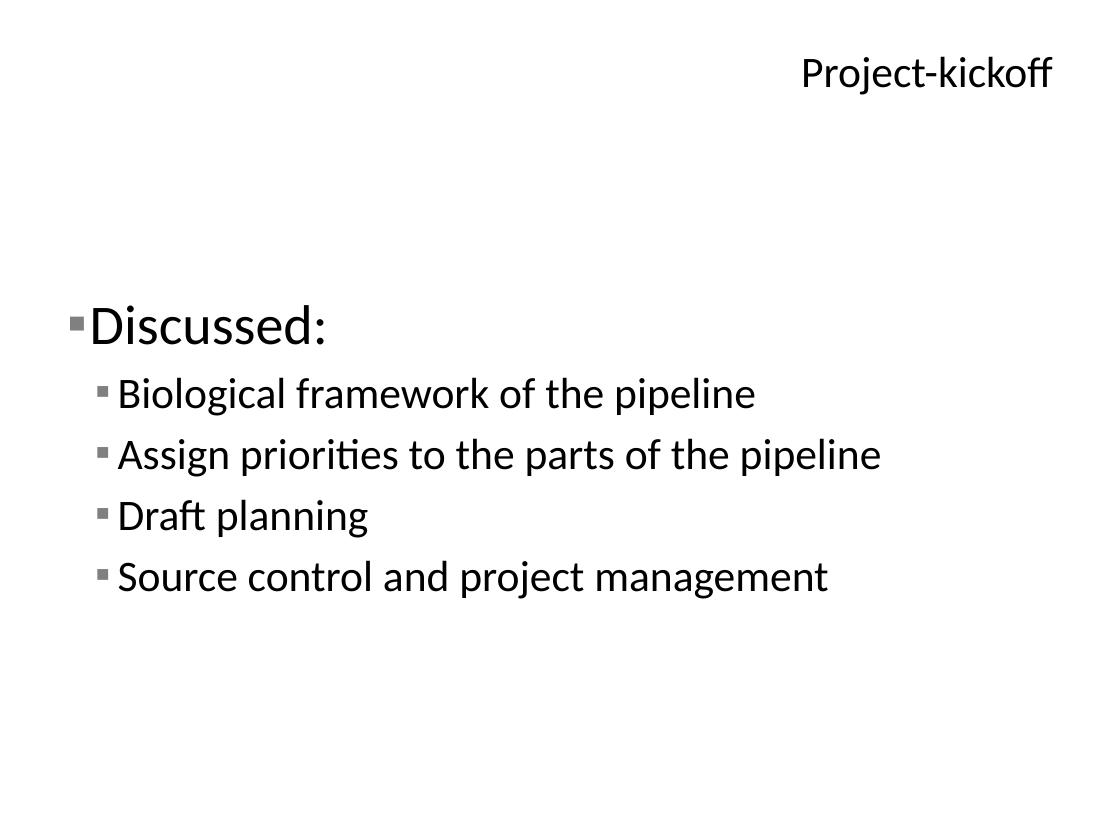
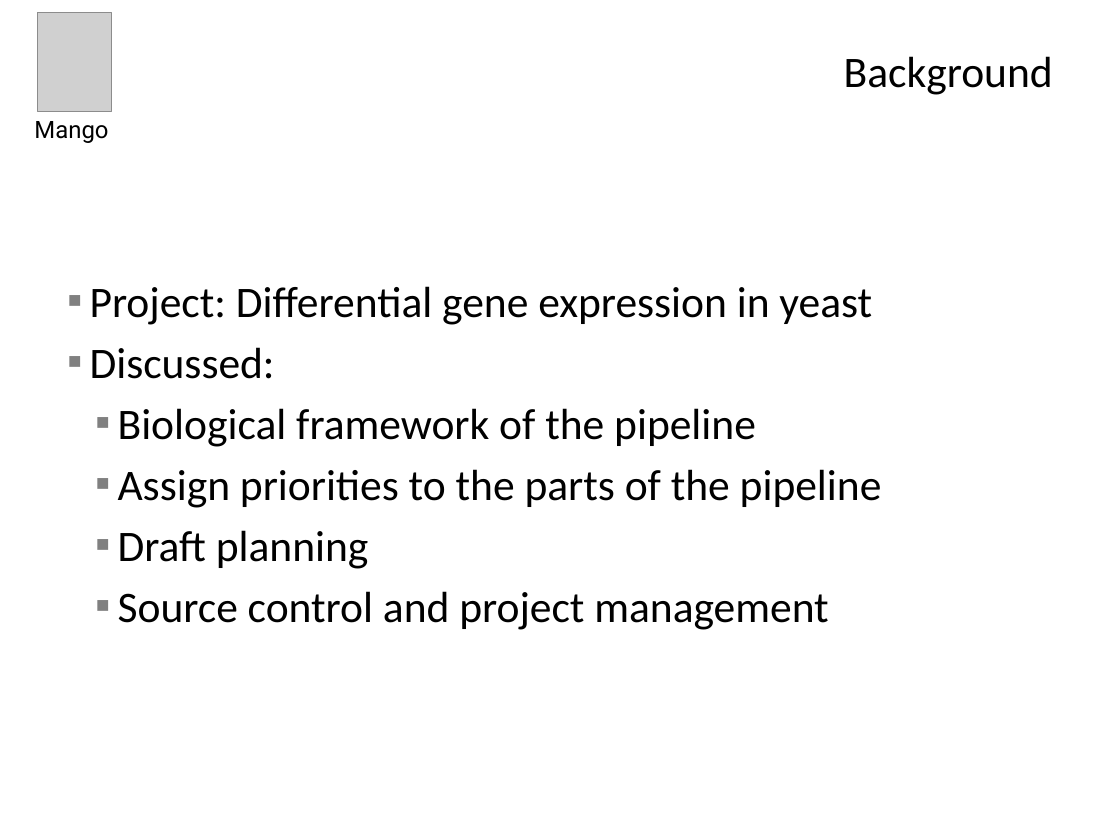
Before and after one commit to Bioinformatics-Mango/Bioinformatics, a slide deck: slide 3 of Presentations/Projectplan - planning and progress.pptx (slide 4 before the commit). Drawn at 1120x840 pixels with LibreOffice and Linux fonts; fonts in the diff are those of the drawing; grey boxes stand for pictures; background and template pictures are left out. Boxes give left, top, right and bottom in pixels: in the first picture for what was removed or moved away, otherwise in the second. Text is boxed around its words. In the diff, an @@ line names an element or a change of style, - is before the commit and + after.

Commit message:
First update of the project plan presentation
Updated first draft of the presentation

```diff
--- a/Presentations/Projectplan - planning and progress.pptx
+++ b/Presentations/Projectplan - planning and progress.pptx
@@ picture added at [37,12,111,111] @@
@@ title at [844,56,1053,95]: text changed @@
-Project-kickoff
+Background
@@ text added at [34,121,108,143], 15.4 pt, text #000000 @@
+Mango
@@ text at [90,286,872,325]: paragraph added @@
+▪ Project: Differential gene expression in yeast
@@ text at [90,347,275,379]: size 36 to 28 pt in "Discussed:"; less space between paragraphs @@
```
Also in this commit, not shown: 6 other slides changed, 3 slides added, 1 slide removed.
